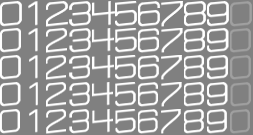
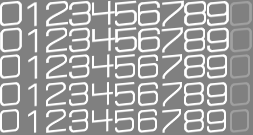
Layered file, before and after one edit (253x135). Changes by layer:
added group "pf のコピー 12" with 11 layers above "pf のコピー 11" over [0, 109, 249, 134]
moved "9" (1st of 5, in "pf のコピー 12") into group "pf のコピー 12", painted on it over [207, 82, 228, 133]
moved "8" (1st of 5, in "pf のコピー 12") into group "pf のコピー 12", painted on it over [184, 55, 204, 133]
"0" (2nd of 10, in "pf のコピー 12"): opacity 25% → 100%, moved it into group "pf のコピー 12", painted on it over [0, 82, 251, 133]
added group "pf のコピー 11" with 11 layers above "pf のコピー 4" over [0, 82, 250, 107]
moved "0" (3rd of 10, in "pf のコピー 11") into group "pf のコピー 11", painted on it over [230, 28, 251, 107]
moved "9" (2nd of 5, in "pf のコピー 11") into group "pf のコピー 11", painted on it over [207, 28, 229, 107]
renamed "8" to "0", opacity 100% → 25%, moved it into group "pf のコピー 4", painted on it over [184, 28, 250, 79]
renamed "7" to "9", moved it into group "pf のコピー 4", painted on it over [161, 28, 227, 79]
renamed "6" to "8", moved it into group "pf のコピー 4", painted on it over [138, 28, 205, 79]
renamed "5" to "7", moved it into group "pf のコピー 4", painted on it over [115, 28, 182, 79]
renamed "4" to "6", moved it into group "pf のコピー 4", painted on it over [92, 28, 158, 79]
renamed "3" to "5", moved it into group "pf のコピー 4", painted on it over [69, 28, 135, 79]
renamed "2" to "4", moved it into group "pf のコピー 4", painted on it over [46, 28, 114, 78]
renamed "1" to "3", moved it into group "pf のコピー 4", painted on it over [28, 28, 90, 79]
renamed "0" to "2", moved it into group "pf のコピー 4", painted on it over [0, 28, 67, 79]
removed group "pf のコピー 2" (11 layers) over [0, 55, 251, 80]
renamed "レイヤー 1" to "0", showed it, moved it into group "pf のコピー 4", painted on it over [0, 54, 159, 134]
painted on "7" (5th of 5, in "pf") over [161, 0, 184, 27]
removed group "pf のコピー" (11 layers) over [0, 28, 251, 53]
…and 68 more changes (17 added, 2 opacity, 50 painted, 1 removed, 39 renamed, 40 stack)
